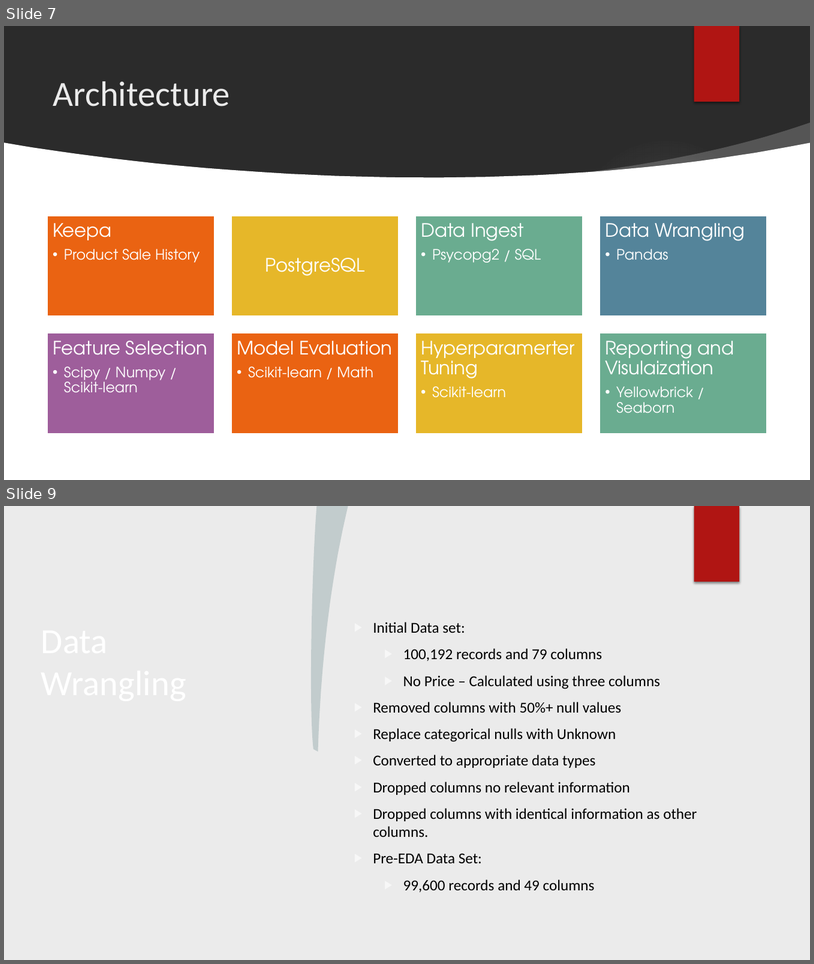
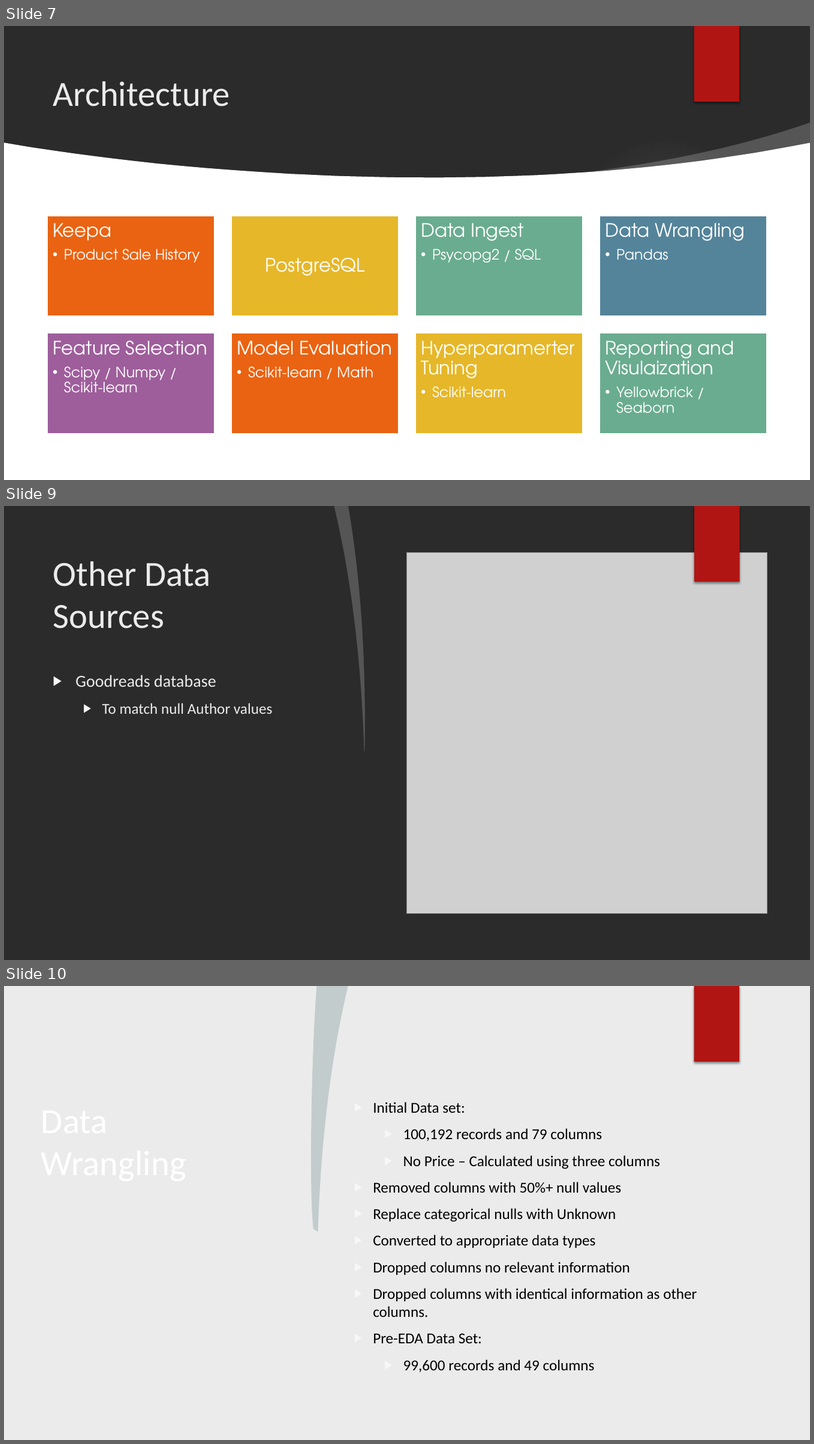
Before and after one commit to georgetown-analytics/Booksville, a slide deck: presentation/Booksville Presentation.pptx. Shown one above the other, each under a label of ours: slides 7 and 9 before the commit, slides 7, 9 and 10 after it; the slides between them are not shown. The pictures are 814x964 and 814x1444 pixels, drawn with LibreOffice and Linux fonts; fonts in the diff are those of the drawing; grey boxes stand for pictures; background and template pictures are left out; a plain dark background stands for a picture behind light text. Boxes give left, top, right and bottom in pixels: in the first picture for what was removed or moved away, otherwise in the second. Text is boxed around its words. In the diff, an @@ line names an element or a change of style, - is before the commit and + after.

```diff
--- a/presentation/Booksville Presentation.pptx
+++ b/presentation/Booksville Presentation.pptx
@@ slide 9 added at [4, 506, 810, 960], background picture (left out) @@
@@ freeform shape added at [335, 506, 371, 751], fill #FFFFFF at 20% opacity @@
@@ freeform shape added at [348, 506, 810, 960], fill #FFFFFF @@
@@ rectangle added at [694, 506, 740, 582], fill #B01513 @@
@@ rectangle added at [695, 506, 740, 582], fill #B01513 @@
@@ picture added at [407, 553, 767, 913] @@
@@ title added at [53, 561, 211, 628], 42 pt, text #EBEBEB @@
+Other Data Sources
@@ text added at [75, 675, 272, 714], 18 pt, text #EBEBEB @@
+▶ Goodreads database
+  ▶ To match null Author values
@@ what was slide 9 is now slide 10 @@
```
Also in this commit, not shown: 3 slides changed, 3 other slides added, 3 slides removed.
